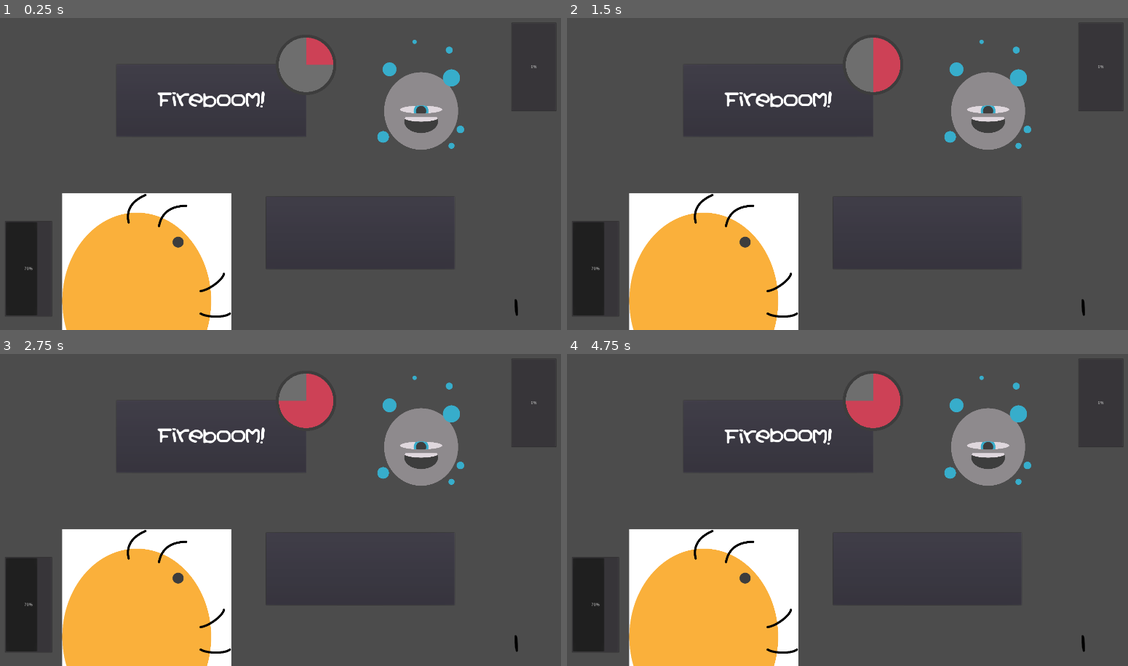
Above: before the commit, frames 1-4 (two rows, left to right).
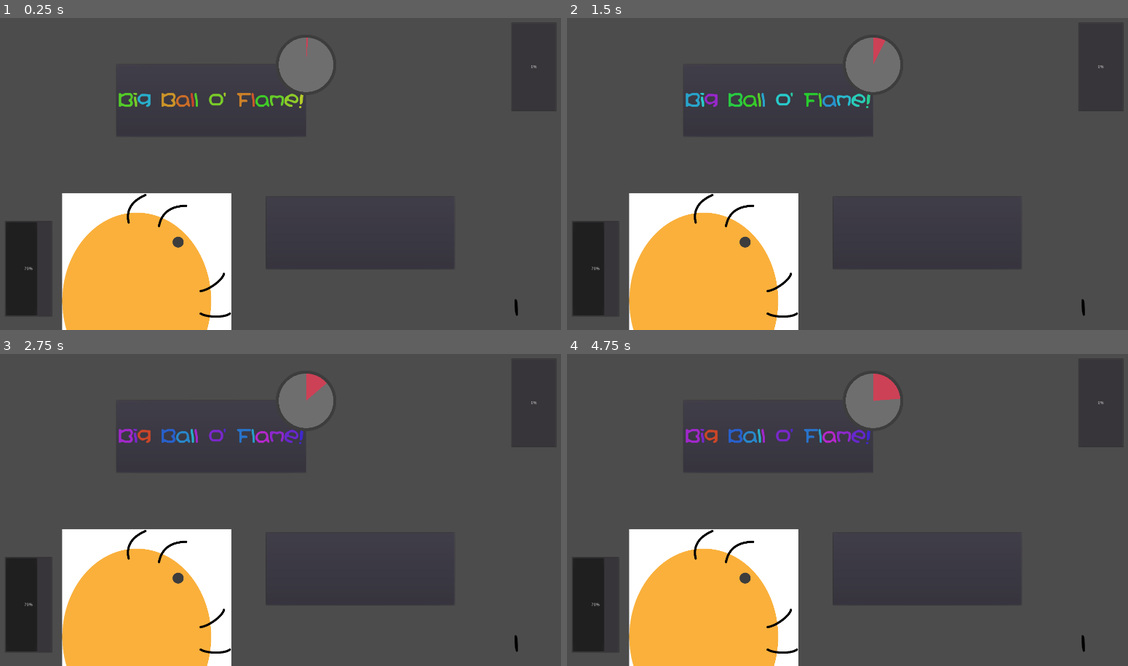
Above: after the commit, the same moments.

Repository: Tzeryushi/Dispelling-Bee
Game: Godot game, scene res://Main.tscn
The game is run twice, just before and just after one commit, with the same random seed, the same clock (stepped at 60 frames per second) and the same inputs.
Inputs:
- Up to frame 1 (0.25 s): no input
- Up to frame 2 (1.5 s): tap Enter (ui_accept) at 0.5 s; hold Enter (ui_accept) 0.53-1.28 s; tap Backspace at 1.35 s
- Up to frame 3 (2.75 s): tap Enter (ui_accept) at 1.52, 1.55, 1.82 s; hold Enter (ui_accept) from 2.03 s (still down)
- Up to frame 4 (4.75 s): release Enter (ui_accept) at 2.78 s; tap Backspace at 2.85, 4.35 s; tap Enter (ui_accept) at 3.02, 3.05, 3.32, 4.52, 4.55 s; hold Enter (ui_accept) 3.53-4.28 s

The runs differ from the first frame. In frame 1, 3.9% of the frame differs, in the area x 21-83%, y 6-43%; in frame 2, 4.2%; in frame 3, 4.4%; in frame 4, 4.3%.
Error before the commit: Invalid get index '0' (on base: 'Array'). (res://combat/Combat.gd:75)

Commit message:
Combat updated
Working enemy spell implementation

Diff:
--- a/combat/Combat.gd
+++ b/combat/Combat.gd
@@ -23,10 +23,11 @@
 onready var spell_timer = $GUI/SpellTimer
 
 #temp nodes for protoyping
-onready var enemy_spells = $Enemy/EnemySpells #TEMPORARY! will pull from Enemy node after behavior is made
+onready var enemy = $EnemyLoad.get_child(0) #TODO: MUST CHANGE! Needs a proper load in after pass from Main layer. Also error checking.
+#onready var enemy_spells = $Enemy/EnemySpells #TEMPORARY! will pull from Enemy node after behavior is made DEPRECATED
 
 var next_spell_count = 0 #TEMPORARY! Behavior will be coded later
-var current_enemy_spell = "" #saves key to access current spell in enemy spell dictionary
+#var current_enemy_spell = "" #saves key to access current spell in enemy spell dictionary DEPRECATED
 
 var player_spell = "" #current string input from player
 #TODO: handle unhandled input from symbols not supported by fonts
@@ -65,25 +66,19 @@
 
 func next_spell() -> void:
 	#in the future, this will run a method from the enemy, which will determine the next spell based on individual factors.
-	if range(enemy_spells.list.size()).has(next_spell_count):
-		enemy_spell_box.bbcode_text = "[center]"+enemy_spells.list[next_spell_count]["Text"]
-	else:
-		next_spell_count = 0
-		if not range(enemy_spells.list.size()).has(next_spell_count):
-			#bad! array is not set in enemy spells.
-			print("Empty array in enemy spell list. Whoopsie.")
-		enemy_spell_box.bbcode_text = "[center]"+enemy_spells.list[next_spell_count]["Text"]
-	current_enemy_spell = enemy_spells.list[next_spell_count]
-	spell_timer.set_timer(float(current_enemy_spell["Speed"]))
+	enemy.next_spell()
+	enemy_spell_box.bbcode_text = "[center]"+enemy.get_text()
+	#current_enemy_spell = enemy_spells.list[next_spell_count]
+	spell_timer.set_timer(float(enemy.get_speed()))
 	next_spell_count += 1
 
 #spell takes an input and formats it accordingly against the currently loaded enemy spell, and compares
 #TODO: update in the future to compare against loaded player spells!
 func spell(input:String) -> void:
-	var e_spell = current_enemy_spell["Solve"]
+	var e_spell = enemy.get_solve()
 	var p_spell = input.to_lower()
 	if p_spell == e_spell:
-		player_stats.change_honey(current_enemy_spell["Drain"])
+		player_stats.change_honey(enemy.get_drain())
 		next_spell()
 	player_spell = ""
 	player_spell_box.bbcode_text = player_text_tags + player_spell
@@ -91,7 +86,7 @@
 
 func _on_Timer_timeout():
 	#TODO: Update with damage and so on - subject to change!
-	player_stats.damage(current_enemy_spell["Damage"])
+	player_stats.damage(enemy.get_damage())
 	next_spell()
 
 
--- a/combat/Combat.tscn
+++ b/combat/Combat.tscn
@@ -10,6 +10,7 @@
 [ext_resource path="res://combat/CombatStats.gd" type="Script" id=8]
 [ext_resource path="res://data/DefaultPlayer.tres" type="Resource" id=9]
 [ext_resource path="res://combat/HoneyCounter.gd" type="Script" id=10]
+[ext_resource path="res://combat/DefaultWizard.tscn" type="PackedScene" id=11]
 
 [node name="Combat" type="Node2D"]
 script = ExtResource( 1 )
@@ -116,7 +117,12 @@
 anchor_bottom = 1.0
 margin_left = 111.0
 
+[node name="EnemyLoad" type="Position2D" parent="."]
+
+[node name="DefaultWizard" parent="EnemyLoad" instance=ExtResource( 11 )]
+
 [node name="Enemy" parent="." instance=ExtResource( 3 )]
+visible = false
 position = Vector2( 1410, 492 )
 
 [node name="Player" type="Node2D" parent="."]
--- a/combat/DefaultWizard.gd
+++ b/combat/DefaultWizard.gd
@@ -1 +1,22 @@
 extends "res://combat/Enemy.gd"
+
+
+func get_text() -> String:
+	return dict_pull("Text")
+
+func get_solve() -> String:
+	return dict_pull("Solve")
+
+func get_drain() -> int:
+	return int(dict_pull("Drain"))
+
+func get_damage() -> int:
+	return int(dict_pull("Damage"))
+
+func get_speed() -> int:
+	return int(dict_pull("Speed"))
+
+func next_spell() -> void:
+	#implement specific behavior to get the next spell
+	#should I pass a reference to player stats in here? Food for thought.
+	current_spell = randi() % enemy_spells.list.size()
Not shown: 1 places in combat/Combat.tscn that only renumber resources
